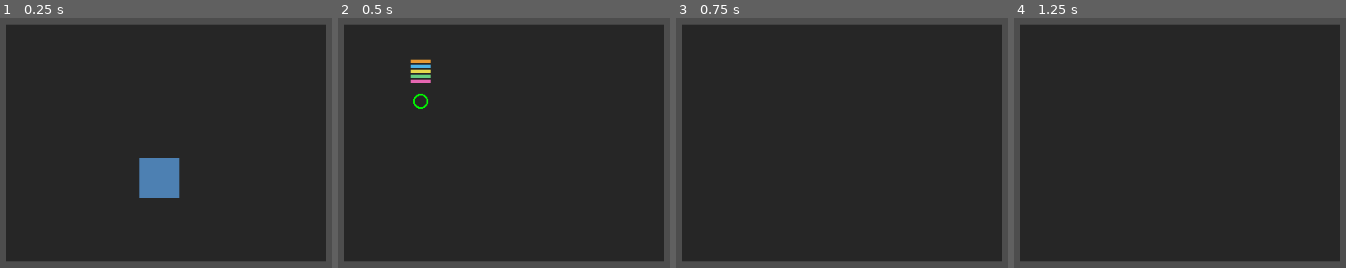
Above: before the commit, frames 1-4 (left to right).
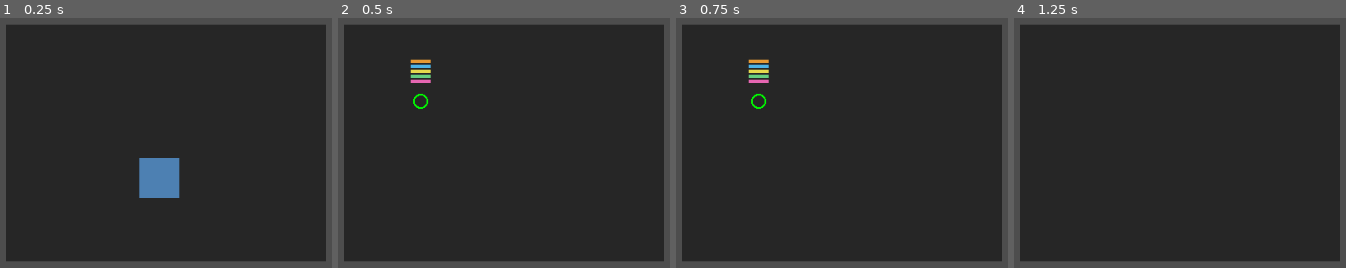
Above: after the commit, the same moments.

Repository: NikkiKoole/simgodot
Game: Godot game, scene res://scenes/tests/test_debug_commands.tscn
Two runs of this game, one before a commit and one after it. Both use one fixed random seed, a clock stepped at 60 frames per second and the inputs below. This scene is started directly instead of the project's main scene. The engine's default icon, where the game draws it, is replaced by a stand-in: a white triangle on a blue panel in a dark square.
Inputs (mouse positions are in pixels of both pictures, inside the frame that each line leads up to):
- Up to frame 1 (0.25 s): no input
- Up to frame 2 (0.5 s): no input
- Up to frame 3 (0.75 s): tap Enter at 0.5 s; move the mouse to (outside the picture) at 0.52 s; hold D (move_right) from 0.53 s (still down); tap E (interact) at 0.6 s; click (outside the picture) at 0.67 s
- Up to frame 4 (1.25 s): keep holding D (move_right)

Frames 1-2 are identical in both runs. In frame 3, 0.6% of the frame differs, in the area x 21-29%, y 16-37%; in frame 4, nothing differs.

Commit message:
feat: [US-005] - Implement job management via DebugCommands

Diff:
--- a/scripts/debug_commands.gd
+++ b/scripts/debug_commands.gd
@@ -736,3 +736,68 @@
 
 	# Convert from internal -100..+100 to user-friendly 0..100
 	return (internal_value + 100.0) / 2.0
+
+
+# =============================================================================
+# JOB MANAGEMENT (US-005)
+# =============================================================================
+
+# Signals for job management
+signal job_posted_debug(job: Job)
+signal job_interrupted_debug(job: Job)
+
+
+## Post a new job by loading a recipe from a resource path
+## recipe_path: Path to the recipe resource (e.g., "res://resources/recipes/cook_simple_meal.tres")
+## Returns the created Job, or null if recipe could not be loaded
+func post_job(recipe_path: String) -> Job:
+	if recipe_path.is_empty():
+		push_error("DebugCommands.post_job: recipe_path cannot be empty")
+		return null
+
+	# Load the recipe resource
+	var recipe: Recipe = load(recipe_path) as Recipe
+	if recipe == null:
+		push_error("DebugCommands.post_job: Could not load recipe from '" + recipe_path + "'")
+		return null
+
+	# Post the job via JobBoard
+	var job: Job = JobBoard.post_job(recipe)
+	if job == null:
+		push_error("DebugCommands.post_job: JobBoard.post_job returned null")
+		return null
+
+	# Emit debug signal
+	job_posted_debug.emit(job)
+
+	return job
+
+
+## Interrupt an in-progress job
+## job: The Job to interrupt
+## Returns true if job was interrupted, false otherwise
+func interrupt_job(job: Job) -> bool:
+	if job == null:
+		push_error("DebugCommands.interrupt_job: job is null")
+		return false
+
+	# Delegate to JobBoard
+	var result: bool = JobBoard.interrupt_job(job)
+
+	if result:
+		job_interrupted_debug.emit(job)
+
+	return result
+
+
+## Get all jobs from the JobBoard
+## Returns array of all jobs in any state
+func get_all_jobs() -> Array[Job]:
+	return JobBoard.jobs.duplicate()
+
+
+## Get jobs filtered by state
+## state: The JobState to filter by (e.g., Job.JobState.POSTED)
+## Returns array of jobs matching the specified state
+func get_jobs_by_state(state: Job.JobState) -> Array[Job]:
+	return JobBoard.get_jobs_by_state(state)
--- a/scripts/tests/test_debug_commands.gd
+++ b/scripts/tests/test_debug_commands.gd
@@ -59,6 +59,18 @@
 	await test_get_runtime_npcs()
 	await test_clear_runtime_npcs()
 
+	# US-005: Job management tests
+	await test_post_job_cook_simple_meal()
+	await test_post_job_use_toilet()
+	await test_post_job_watch_tv()
+	test_post_job_invalid_path()
+	await test_post_job_signal()
+	await test_interrupt_job()
+	await test_interrupt_job_signal()
+	test_interrupt_job_invalid()
+	await test_get_all_jobs()
+	await test_get_jobs_by_state()
+
 	_log_summary()
 
 
@@ -955,3 +967,261 @@
 	assert_eq(DebugCommands.get_runtime_npcs().size(), 0, "Should have 0 runtime NPCs after clear")
 	assert_false(is_instance_valid(npc1), "npc1 should be freed")
 	assert_false(is_instance_valid(npc2), "npc2 should be freed")
+
+
+# =============================================================================
+# US-005: Job Management Tests
+# =============================================================================
+
+func test_post_job_cook_simple_meal() -> void:
+	test("post_job loads cook_simple_meal recipe and creates job")
+
+	# Clear any existing jobs
+	JobBoard.clear_all_jobs()
+
+	var job: Job = DebugCommands.post_job("res://resources/recipes/cook_simple_meal.tres")
+
+	assert_not_null(job, "post_job should return a Job")
+	assert_not_null(job.recipe, "Job should have a recipe")
+	assert_eq(job.recipe.recipe_name, "Cook Simple Meal", "Recipe name should be 'Cook Simple Meal'")
+	assert_eq(job.state, Job.JobState.POSTED, "Job should be in POSTED state")
+
+	# Verify job is in JobBoard
+	var all_jobs: Array[Job] = DebugCommands.get_all_jobs()
+	assert_true(job in all_jobs, "Job should be in JobBoard")
+
+	# Cleanup
+	JobBoard.clear_all_jobs()
+
+
+func test_post_job_use_toilet() -> void:
+	test("post_job loads use_toilet recipe and creates job")
+
+	JobBoard.clear_all_jobs()
+
+	var job: Job = DebugCommands.post_job("res://resources/recipes/use_toilet.tres")
+
+	assert_not_null(job, "post_job should return a Job")
+	assert_not_null(job.recipe, "Job should have a recipe")
+	assert_eq(job.recipe.recipe_name, "Use Toilet", "Recipe name should be 'Use Toilet'")
+	assert_eq(job.state, Job.JobState.POSTED, "Job should be in POSTED state")
+
+	# Cleanup
+	JobBoard.clear_all_jobs()
+
+
+func test_post_job_watch_tv() -> void:
+	test("post_job loads watch_tv recipe and creates job")
+
+	JobBoard.clear_all_jobs()
+
+	var job: Job = DebugCommands.post_job("res://resources/recipes/watch_tv.tres")
+
+	assert_not_null(job, "post_job should return a Job")
+	assert_not_null(job.recipe, "Job should have a recipe")
+	assert_eq(job.recipe.recipe_name, "Watch TV", "Recipe name should be 'Watch TV'")
+	assert_eq(job.state, Job.JobState.POSTED, "Job should be in POSTED state")
+
+	# Cleanup
+	JobBoard.clear_all_jobs()
+
+
+func test_post_job_invalid_path() -> void:
+	test("post_job returns null for invalid recipe path")
+
+	JobBoard.clear_all_jobs()
+
+	# Empty path
+	var job1: Job = DebugCommands.post_job("")
+	assert_null(job1, "post_job should return null for empty path")
+
+	# Non-existent path
+	var job2: Job = DebugCommands.post_job("res://resources/recipes/non_existent.tres")
+	assert_null(job2, "post_job should return null for non-existent recipe")
+
+	# Invalid resource type
+	var job3: Job = DebugCommands.post_job("res://icon.svg")
+	assert_null(job3, "post_job should return null for non-Recipe resource")
+
+
+func test_post_job_signal() -> void:
+	test("post_job emits job_posted_debug signal")
+
+	JobBoard.clear_all_jobs()
+
+	var signal_data: Array = [false, null]
+
+	var callback := func(posted_job: Job) -> void:
+		signal_data[0] = true
+		signal_data[1] = posted_job
+
+	DebugCommands.job_posted_debug.connect(callback)
+
+	var job: Job = DebugCommands.post_job("res://resources/recipes/cook_simple_meal.tres")
+
+	await get_tree().process_frame
+
+	assert_true(signal_data[0], "job_posted_debug signal should be emitted")
+	assert_eq(signal_data[1], job, "Signal should pass the posted job")
+
+	# Cleanup
+	DebugCommands.job_posted_debug.disconnect(callback)
+	JobBoard.clear_all_jobs()
+
+
+func test_interrupt_job() -> void:
+	test("interrupt_job interrupts an IN_PROGRESS job")
+
+	JobBoard.clear_all_jobs()
+	DebugCommands.clear_runtime_npcs()
+
+	# Create a job and an NPC to claim it
+	var job: Job = DebugCommands.post_job("res://resources/recipes/cook_simple_meal.tres")
+	var npc: Node = DebugCommands.spawn_npc(Vector2(100, 100))
+
+	await get_tree().process_frame
+	await get_tree().process_frame
+
+	# Claim and start the job
+	var claimed: bool = JobBoard.claim_job(job, npc)
+	assert_true(claimed, "Job should be claimed")
+
+	var started: bool = job.start()
+	assert_true(started, "Job should be started")
+	assert_eq(job.state, Job.JobState.IN_PROGRESS, "Job should be IN_PROGRESS")
+
+	# Interrupt the job
+	var result: bool = DebugCommands.interrupt_job(job)
+
+	assert_true(result, "interrupt_job should return true")
+	assert_eq(job.state, Job.JobState.INTERRUPTED, "Job should be INTERRUPTED")
+	assert_null(job.claimed_by, "Job should have no claimer after interruption")
+
+	# Cleanup
+	JobBoard.clear_all_jobs()
+	DebugCommands.clear_runtime_npcs()
+
+
+func test_interrupt_job_signal() -> void:
+	test("interrupt_job emits job_interrupted_debug signal")
+
+	JobBoard.clear_all_jobs()
+	DebugCommands.clear_runtime_npcs()
+
+	var signal_data: Array = [false, null]
+
+	var callback := func(interrupted_job: Job) -> void:
+		signal_data[0] = true
+		signal_data[1] = interrupted_job
+
+	DebugCommands.job_interrupted_debug.connect(callback)
+
+	# Create and start a job
+	var job: Job = DebugCommands.post_job("res://resources/recipes/cook_simple_meal.tres")
+	var npc: Node = DebugCommands.spawn_npc(Vector2(100, 100))
+
+	await get_tree().process_frame
+	await get_tree().process_frame
+
+	JobBoard.claim_job(job, npc)
+	job.start()
+
+	# Interrupt
+	DebugCommands.interrupt_job(job)
+
+	assert_true(signal_data[0], "job_interrupted_debug signal should be emitted")
+	assert_eq(signal_data[1], job, "Signal should pass the interrupted job")
+
+	# Cleanup
+	DebugCommands.job_interrupted_debug.disconnect(callback)
+	JobBoard.clear_all_jobs()
+	DebugCommands.clear_runtime_npcs()
+
+
+func test_interrupt_job_invalid() -> void:
+	test("interrupt_job returns false for invalid cases")
+
+	JobBoard.clear_all_jobs()
+
+	# Null job
+	var result1: bool = DebugCommands.interrupt_job(null)
+	assert_false(result1, "interrupt_job should return false for null job")
+
+	# Job not in progress (still POSTED)
+	var job: Job = DebugCommands.post_job("res://resources/recipes/cook_simple_meal.tres")
+	var result2: bool = DebugCommands.interrupt_job(job)
+	assert_false(result2, "interrupt_job should return false for job not IN_PROGRESS")
+
+	# Cleanup
+	JobBoard.clear_all_jobs()
+
+
+func test_get_all_jobs() -> void:
+	test("get_all_jobs returns all jobs from JobBoard")
+
+	JobBoard.clear_all_jobs()
+
+	# Post multiple jobs
+	var job1: Job = DebugCommands.post_job("res://resources/recipes/cook_simple_meal.tres")
+	var job2: Job = DebugCommands.post_job("res://resources/recipes/use_toilet.tres")
+	var job3: Job = DebugCommands.post_job("res://resources/recipes/watch_tv.tres")
+
+	await get_tree().process_frame
+
+	var all_jobs: Array[Job] = DebugCommands.get_all_jobs()
+
+	assert_eq(all_jobs.size(), 3, "Should have 3 jobs")
+	assert_true(job1 in all_jobs, "job1 should be in all_jobs")
+	assert_true(job2 in all_jobs, "job2 should be in all_jobs")
+	assert_true(job3 in all_jobs, "job3 should be in all_jobs")
+
+	# Cleanup
+	JobBoard.clear_all_jobs()
+
+
+func test_get_jobs_by_state() -> void:
+	test("get_jobs_by_state filters jobs by state")
+
+	JobBoard.clear_all_jobs()
+	DebugCommands.clear_runtime_npcs()
+
+	# Create jobs in different states
+	var job1: Job = DebugCommands.post_job("res://resources/recipes/cook_simple_meal.tres")
+	var job2: Job = DebugCommands.post_job("res://resources/recipes/use_toilet.tres")
+	var job3: Job = DebugCommands.post_job("res://resources/recipes/watch_tv.tres")
+
+	var npc: Node = DebugCommands.spawn_npc(Vector2(100, 100))
+
+	await get_tree().process_frame
+	await get_tree().process_frame
+
+	# Claim and start job2
+	JobBoard.claim_job(job2, npc)
+	job2.start()
+
+	# Check POSTED jobs
+	var posted_jobs: Array[Job] = DebugCommands.get_jobs_by_state(Job.JobState.POSTED)
+	assert_eq(posted_jobs.size(), 2, "Should have 2 POSTED jobs")
+	assert_true(job1 in posted_jobs, "job1 should be POSTED")
+	assert_true(job3 in posted_jobs, "job3 should be POSTED")
+
+	# Check IN_PROGRESS jobs
+	var in_progress_jobs: Array[Job] = DebugCommands.get_jobs_by_state(Job.JobState.IN_PROGRESS)
+	assert_eq(in_progress_jobs.size(), 1, "Should have 1 IN_PROGRESS job")
+	assert_true(job2 in in_progress_jobs, "job2 should be IN_PROGRESS")
+
+	# Check COMPLETED jobs (none yet)
+	var completed_jobs: Array[Job] = DebugCommands.get_jobs_by_state(Job.JobState.COMPLETED)
+	assert_eq(completed_jobs.size(), 0, "Should have 0 COMPLETED jobs")
+
+	# Interrupt job2
+	DebugCommands.interrupt_job(job2)
+
+	# Check INTERRUPTED jobs
+	var interrupted_jobs: Array[Job] = DebugCommands.get_jobs_by_state(Job.JobState.INTERRUPTED)
+	assert_eq(interrupted_jobs.size(), 1, "Should have 1 INTERRUPTED job")
+	assert_true(job2 in interrupted_jobs, "job2 should be INTERRUPTED")
+
+	# Cleanup
+	JobBoard.clear_all_jobs()
+	DebugCommands.clear_runtime_npcs()
Not shown, added: scripts/debug_commands.gd.uid
Not shown, added: scripts/tests/test_debug_commands.gd.uid
